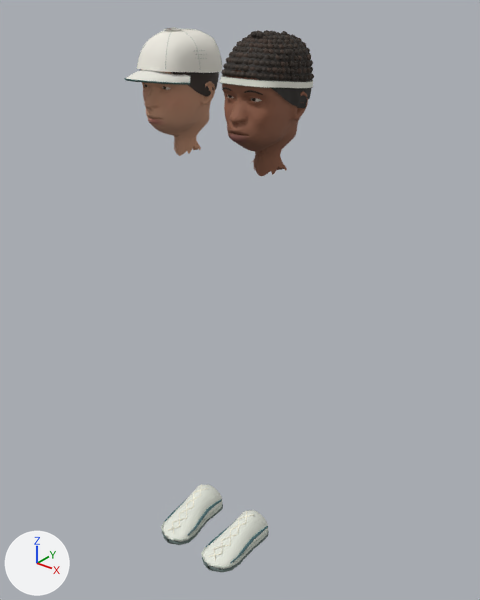
What one commit did to the Blender file scripts/assets/tennis/player-sculpts.blend.
The view is the same before and after, from a 50 mm lens placed at (1.282, -1.489, 1.944), pointed at (0.039, 0.064, 0.982). Arrows for +X, +Y and +Z are at lower left; the lights stay in place. The older version comes first.

Names of what the first picture shows: 'BandPlayer', 'CapPlayer', 'ShoeLeft', 'ShoeRight'.
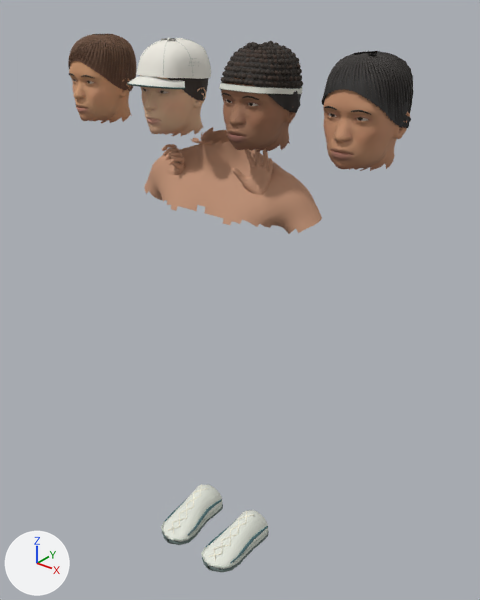
The change, as a diff of the scene's bpy script:
```diff
--- a/scripts/assets/tennis/player-sculpts.blend.py
+++ b/scripts/assets/tennis/player-sculpts.blend.py
@@ me_capplayer @@
-me_capplayer.from_pydata(...)  # 9527 vertices, 8964 faces; spans x -0.112..0.112, y -0.178..0.17, z 1.442..1.814
+me_capplayer.from_pydata(...)  # 9314 vertices, 8742 faces; spans x -0.104..0.104, y -0.169..0.12, z 1.512..1.788
+# me_capplayer part 1: the loose piece of 896 vertices spanning x -0.105..0.105, y -0.106..0.17, z 1.688..1.811 is rebuilt with 832 vertices and now spans x -0.102..0.102, y -0.099..0.112, z 1.605..1.776
+# me_capplayer part 2: the loose piece of 125 vertices spanning x -0.101..0.101, y -0.178..-0.039, z 1.671..1.691 is rebuilt with 125 vertices and now spans x -0.092..0.092, y -0.168..-0.047, z 1.658..1.689
+# me_capplayer part 3: the loose piece of 125 vertices spanning x -0.099..0.099, y -0.176..-0.03, z 1.67..1.705 is rebuilt with 100 vertices and now spans x -0.091..0.091, y -0.15..-0.052, z 1.665..1.68
+# me_capplayer part 4: the loose piece of 76 vertices spanning x 0.008..0.073, y 0.023..0.135, z 1.697..1.811 is rebuilt with 76 vertices and now spans x 0.01..0.068, y 0.001..0.09, z 1.683..1.785
+# me_capplayer part 5: 6 vertices moved within x -0.078..0.078, y -0.08..-0.053, z 1.655..1.68; 6729 vertices removed from x -0.112..0.112, y -0.176..0.161, z 1.442..1.811; 6957 vertices added at x -0.104..0.104, y -0.169..0.12, z 1.512..1.788
+# other edits to the shape of me_capplayer do not show in these pictures
 me_capplayer.materials.append(mat_painted_skin__cloth_and_equipment)
@@ me_bandplayer @@
-me_bandplayer.from_pydata(...)  # 17310 vertices, 15062 faces; spans x -0.116..0.115, y -0.118..0.175, z 1.432..1.82
+me_bandplayer.from_pydata(...)  # 17097 vertices, 14840 faces; spans x -0.108..0.108, y -0.12..0.124, z 1.512..1.793
+# me_bandplayer part 6: the loose piece of 35 vertices spanning x 0.005..0.025, y -0.101..-0.083, z 1.713..1.728 is scaled about its middle by (0.93, 0.83, 0.9), then moved by (-0.001, -0.006, -0.017)
+# me_bandplayer part 7: the loose piece of 35 vertices spanning x 0.011..0.03, y -0.095..-0.077, z 1.727..1.743 is scaled about its middle by (1, 0.822, 0.863), then moved by (0.019, -0.007, -0.032)
+# me_bandplayer part 8: the loose piece of 35 vertices spanning x 0.058..0.075, y -0.077..-0.06, z 1.711..1.725 is moved by (-0.012, -0.017, -0.016)
+# me_bandplayer part 9: the loose piece of 35 vertices spanning x 0.032..0.053, y -0.094..-0.077, z 1.712..1.727 is scaled about its middle by (0.773, 0.775, 0.84), then moved by (0.02, 0.007, -0.018)
+# me_bandplayer part 10: 229 loose pieces with 8015 vertices, spanning x -0.11..0.11, y -0.099..0.173, z 1.691..1.82, are deleted
+# me_bandplayer part 11: 19 vertices moved within x -0.089..0.095, y -0.112..0.02, z 1.569..1.768; 8096 vertices removed from x -0.116..0.115, y -0.118..0.175, z 1.432..1.811; 15858 vertices added at x -0.108..0.108, y -0.12..0.124, z 1.512..1.793
+# other edits to the shape of me_bandplayer do not show in these pictures
 me_bandplayer.materials.append(mat_painted_skin__cloth_and_equipment)
@@ ob_tieplayer @@
+ob_tieplayer = bpy.data.objects.new('TiePlayer', me_tieplayer)  # 10423 vertices, 9890 faces; spans x -0.11..0.111, y -0.121..0.169, z 1.512..1.786
+ob_tieplayer.location = (0.48, 0.0, 0.0)
@@ ob_cropplayer @@
+ob_cropplayer = bpy.data.objects.new('CropPlayer', me_cropplayer)  # 9875 vertices, 9384 faces; spans x -0.106..0.106, y -0.121..0.117, z 1.512..1.783
+ob_cropplayer.location = (-0.48, 0.0, 0.0)
@@ ob_neckskin @@
+ob_neckskin = bpy.data.objects.new('NeckSkin', me_neckskin)  # 822 vertices, 740 faces; spans x -0.34..0.34, y -0.094..0.154, z 1.277..1.536
+ob_neckskin.location = (0.0, 0.0, 0.0)
@@ ob_handleft @@
+ob_handleft = bpy.data.objects.new('HandLeft', me_handleft)  # 1628 vertices, 1616 faces; spans x -0.071..0.044, y -0.049..0.014, z 0.0..0.164
+ob_handleft.location = (0.17, 0.0, 1.37)
@@ ob_handright @@
+ob_handright = bpy.data.objects.new('HandRight', me_handright)  # 1628 vertices, 1616 faces; spans x -0.031..0.0551, y -0.0603..0.0237, z 0.0..0.1102
+ob_handright.location = (-0.17, 0.0, 1.37)
```

Where the change shows, as pixel boxes [x1, y1, x2, y2] in the pictures (480 x 600 px; the box of a moved part takes in the faces that stretch with it):
'BandPlayer', reshaped (11% narrower, 24% shorter): before [219, 30, 314, 176]; after [219, 41, 303, 152]
'NeckSkin', added (brown): after [144, 127, 322, 234]
'TiePlayer', added: after [321, 51, 413, 171]
'CapPlayer', reshaped (14% narrower, 24% shorter): before [124, 27, 222, 156]; after [127, 38, 211, 136]
'CropPlayer', added (brown): after [68, 33, 137, 123]
'HandLeft', added (brown): after [232, 148, 273, 195]
'HandRight', added (brown): after [162, 144, 185, 175]
part 1 of me_capplayer, rebuilt: before [137, 28, 222, 73]; after [139, 75, 209, 101]
part 2 of me_capplayer, rebuilt: before [124, 78, 190, 84]; after [127, 84, 171, 89]
part 3 of me_capplayer, rebuilt (not visible afterwards): before [126, 80, 190, 85]
part 4 of me_capplayer, rebuilt (15% narrower, 14% shorter): before [190, 29, 222, 64]; after [184, 39, 211, 69]
part 5 of me_capplayer, moved or reshaped: before [126, 29, 219, 156]; after [127, 38, 211, 136]
part 6 of me_bandplayer, moved or reshaped: before [240, 72, 246, 78]; after [238, 79, 244, 85]
part 7 of me_bandplayer, moved or reshaped: before [243, 65, 249, 71]; after [248, 80, 254, 85]
part 8 of me_bandplayer, moved or reshaped: before [263, 74, 268, 79]; after [254, 81, 260, 86]
part 9 of me_bandplayer, moved or reshaped: before [251, 73, 257, 79]; after [260, 81, 264, 86]
part 10 of me_bandplayer, deleted: before [221, 30, 314, 79]
part 11 of me_bandplayer, moved or reshaped: before [219, 34, 313, 176]; after [219, 41, 302, 152]
